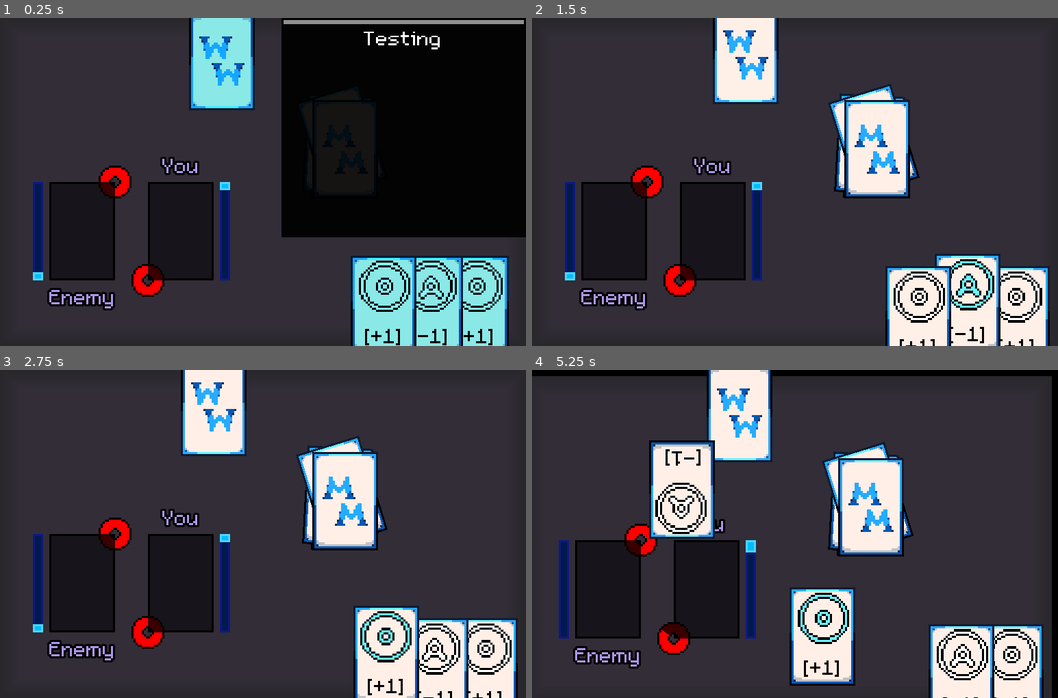
Above: before the commit, frames 1-4 (two rows, left to right).
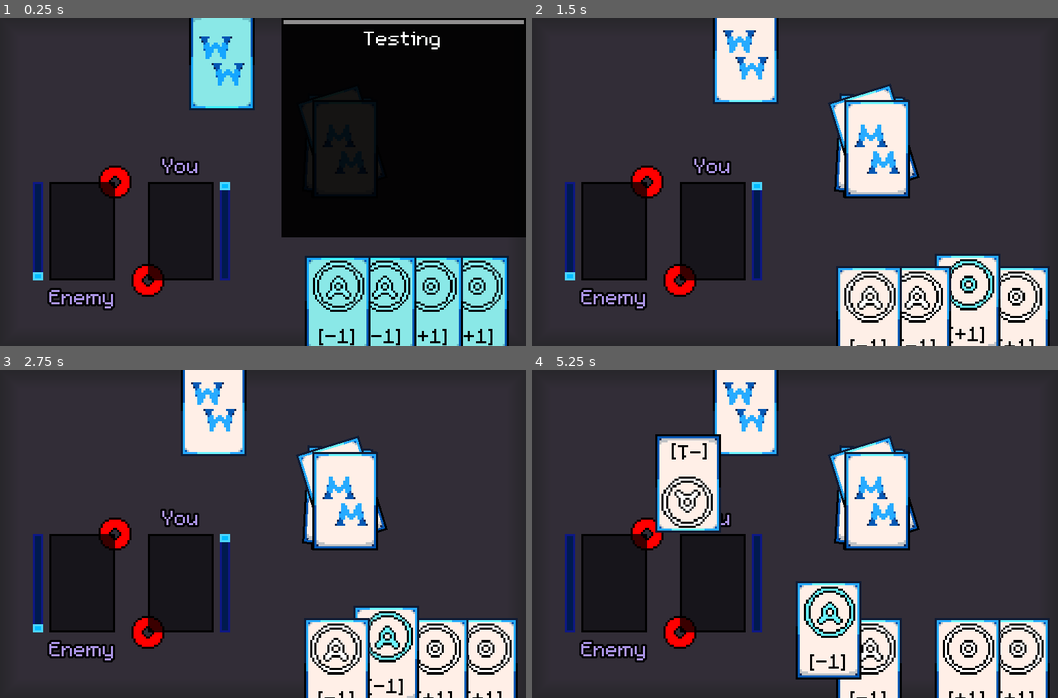
Above: after the commit, the same moments.

Repository: U23RN6M3/Magicae-Manus
Game: Godot game, scene res://Main/Arena.tscn
Two runs of this game, one before a commit and one after it. Both use one fixed random seed, a clock stepped at 60 frames per second and the inputs below. This scene is started directly instead of the project's main scene.
Inputs (mouse positions are in pixels of both pictures, inside the frame that each line leads up to):
- Up to frame 1 (0.25 s): no input
- Up to frame 2 (1.5 s): tap Enter (ui_accept) at 0.5, 0.77, 1.25 s; move the mouse to (1015, 316) at 0.52 s; click (1015, 316) at 0.67 s; move the mouse to (968, 316) at 1.27 s; click (968, 316) at 1.42 s
- Up to frame 3 (2.75 s): tap Enter (ui_accept) at 1.52 s; move the mouse to (383, 668) at 2.02 s; click (383, 668) at 2.17 s
- Up to frame 4 (5.25 s): move the mouse to (747, 406) at 2.77 s; click (747, 406) at 2.92 s; tap Enter (ui_accept) at 3.02, 3.77, 4.52 s; click (747, 406) at 3.67 s; click (747, 406) at 4.42 s; move the mouse to (710, 583) at 5.02 s; click (710, 583) at 5.17 s

The runs differ from the first frame. In frame 1, 3.0% of the frame differs, in the area x 57-85%, y 72-100%; in frame 2, 3.2%; in frame 3, 3.3%; in frame 4, 25%, in the area x 0-100%, y 0-100%.

Commit message:
Added new card types and win screen

Diff:
--- a/Card/Card.gd
+++ b/Card/Card.gd
@@ -22,8 +22,6 @@
 
 func _ready() -> void:
 	randomize()
-
-	print("Card Spawned")
 
 	if model == true:
 		card_effect.text = "^"
@@ -59,12 +57,17 @@
 
 	if card.begins_with("#"):
 		set_img("res://Card/Block.png")
+	elif card.begins_with("##"):
+		set_img("res://Card/SuperBlock.png")
+	elif card.begins_with("~"):
+		set_img("res://Card/Absorb.png")
 	elif card.begins_with("+"):
 		set_img("res://Card/Charge.png")
 	elif card == "-1":
 		set_img("res://Card/Abra.png")
-	elif card == "-2":
+	elif card.begins_with("-") and card != "-1":
 		set_img("res://Card/DoubleAbra.png")
+
 
 func set_img(path: String):
 	image.texture = load(path)
--- a/Main/Arena.gd
+++ b/Main/Arena.gd
@@ -10,7 +10,8 @@
 }
 
 onready var screen_shake = $Camera/ScreenShake
-onready var winner_prompt = $UISpace/WinnerPrompt
+onready var winner_prompt = $UISpace/WinnerPrompt2D/Control/WinnerPrompt
+onready var winner_prompt2d = $UISpace/WinnerPrompt2D
 
 onready var shuffled_deck = $"2DSpace/ShuffledDeck"
 onready var player_charge_meter = $UISpace/Board/PlayerPlay/ChargeMeter
@@ -73,6 +74,8 @@
 
 	draw_card("enemy", false)
 	draw_card("enemy", false)
+	draw_card("enemy", false)
+	draw_card("player", false)
 	draw_card("player", false)
 	draw_card("player", false)
 
@@ -112,10 +115,8 @@
 		for i in range(len(PlayerDeckSlots)):
 			if PlayerDeckSlots[i] != null:
 				if return_type == "Vec2":
-					if i != len(PlayerDeckSlots):
-						print("player slot " + str(i) + " is taken")
-					elif i == len(PlayerDeckSlots):
-						print("all player slots are taken")
+					if i == len(PlayerDeckSlots):
+
 						if return_type == "Vec2":
 							return Vector2(-100, -100)
 
@@ -133,10 +134,7 @@
 		for i in range(len(PlayerDeckSlots)):
 			if EnemyDeckSlots[i] != null:
 				if return_type == "Vec2":
-					if i != len(EnemyDeckSlots):
-						print(print("enemy slot " + str(i) + " is taken"))
-					elif i == len(EnemyDeckSlots):
-						print("all enemy slots are taken")
+					if i == len(EnemyDeckSlots):
 						if return_type == "Vec2":
 							return Vector2(-100, -100)
 
@@ -194,8 +192,15 @@
 							screen_shake.start()
 							$Damaged.play(0.06)
 							$Loose.play()
-							enemy_health.value += int(enemy_recently_played_card.effect) - int(card.effect.right(0))
-
+							enemy_health.value += int(card.effect.right(0))
+		elif card.effect.begins_with("~"):
+			if not enemy_recently_played_card.effect.begins_with("##"):
+				screen_shake.start()
+				$Damaged.play(0.06)
+				$Loose.play()
+				enemy_health.value += -2
+			elif enemy_recently_played_card.effect.begins_with("##"):
+				player_health.value += -2
 
 		for i in range(len(PlayerDeckSlots)):
 			if PlayerDeckSlots[i] == card:
@@ -241,7 +246,15 @@
 							screen_shake.start()
 							$Damaged.play(0.06)
 							$Loose.play()
-							player_health.value += int(player_recently_played_card.effect) - int(card.effect.right(0))
+							player_health.value += int(card.effect.right(0))
+		elif card.effect.begins_with("~"):
+			if not player_recently_played_card.effect.begins_with("##"):
+				screen_shake.start()
+				$Damaged.play(0.06)
+				$Loose.play()
+				player_health.value += -2
+			elif player_recently_played_card.effect.begins_with("##"):
+				enemy_health.value += -2
 
 		for i in range(len(EnemyDeckSlots)):
 			if EnemyDeckSlots[i] == card:
@@ -321,11 +334,11 @@
 	if charges >= 2:
 		array.append(pick_from_array(["+2", "-2"]))
 	if charges >= 3:
-		array.append(pick_from_array(["-3", "+1", "#"]))
+		array.append(pick_from_array(["-1", "+1"]))
 	if charges >= 4:
-		array.append(pick_from_array(["-4", "+3", "-2"]))
+		array.append(pick_from_array(["##", "+1", "-2"]))
 	if charges >= 5:
-		array.append(pick_from_array(["-5", "+4", "+2", "-3"]))
+		array.append(pick_from_array(["~", "+2", "+1", "-2"]))
 
 	return array
 
@@ -347,7 +360,32 @@
 	yield(get_tree().create_timer(0.5), "timeout")
 	#sets the selected enemy card to a new one based off the strat given
 	set_enemy_selected_card()
-	change_state(PLAYING)
+
+	if player_health.value == 0:
+		end_game("enemy")
+		$Defeat.play()
+		$Damaged.play(0.06)
+	elif enemy_health.value == 0:
+		end_game("player")
+		$Win.play()
+	elif player_health.value == 0 and enemy_health.value == 0:
+		end_game("draw")
+		$Defeat.play()
+		$Damaged.play(0.06)
+	else:
+		change_state(PLAYING)
+
+func end_game(winner: String):
+	winner_prompt.show()
+	winner_prompt2d.get_child(1).start()
+	screen_shake.start()
+	change_state(FINISHED)
+	if winner == "player":
+		winner_prompt.get_child(0).text = "win"
+	elif winner == "enemy":
+		winner_prompt.get_child(0).text = "defeat"
+	elif winner == "draw":
+		winner_prompt.get_child(0).text = "draw"
 
 func instance_node(node: PackedScene, location: Vector2, parent: Node):
 	#basic instancing of a packed scene function
--- a/Main/Arena.tscn
+++ b/Main/Arena.tscn
@@ -9,6 +9,8 @@
 [ext_resource path="res://SFX/ChargedSFX.wav" type="AudioStream" id=7]
 [ext_resource path="res://SFX/DamagedSFX.wav" type="AudioStream" id=8]
 [ext_resource path="res://SFX/Damaged2SFX.wav" type="AudioStream" id=9]
+[ext_resource path="res://SFX/Defeat.wav" type="AudioStream" id=10]
+[ext_resource path="res://SFX/Win.wav" type="AudioStream" id=11]
 
 [sub_resource type="StyleBoxFlat" id=1]
 bg_color = Color( 0.2, 0.180392, 0.219608, 1 )
@@ -226,16 +228,32 @@
 "_edit_use_anchors_": false
 }
 
-[node name="WinnerPrompt" type="ColorRect" parent="UISpace"]
+[node name="WinnerPrompt2D" type="Sprite" parent="UISpace"]
+position = Vector2( 0, 72 )
+z_index = 4096
+
+[node name="Control" type="Control" parent="UISpace/WinnerPrompt2D"]
+margin_right = 256.0
+margin_bottom = 16.0
+__meta__ = {
+"_edit_use_anchors_": false
+}
+
+[node name="WinnerPrompt" type="ColorRect" parent="UISpace/WinnerPrompt2D/Control"]
 visible = false
 anchor_top = 0.5
 anchor_right = 1.0
 anchor_bottom = 0.5
+margin_left = -16.0
 margin_top = -8.0
+margin_right = 16.0
 margin_bottom = 8.0
 color = Color( 0, 0, 0, 0.796078 )
-
-[node name="Name" type="Label" parent="UISpace/WinnerPrompt"]
+__meta__ = {
+"_edit_use_anchors_": false
+}
+
+[node name="Name" type="Label" parent="UISpace/WinnerPrompt2D/Control/WinnerPrompt"]
 anchor_left = 0.5
 anchor_top = 0.5
 anchor_right = 0.5
@@ -250,6 +268,8 @@
 valign = 1
 uppercase = true
 
+[node name="ScreenShake" parent="UISpace/WinnerPrompt2D" instance=ExtResource( 5 )]
+
 [node name="2DSpace" type="Node2D" parent="."]
 
 [node name="ShuffledDeck" type="Node2D" parent="2DSpace"]
@@ -306,6 +326,16 @@
 volume_db = -20.0
 pitch_scale = 0.5
 
+[node name="Defeat" type="AudioStreamPlayer" parent="."]
+stream = ExtResource( 10 )
+volume_db = -10.0
+pitch_scale = 0.5
+
+[node name="Win" type="AudioStreamPlayer" parent="."]
+stream = ExtResource( 11 )
+volume_db = -5.0
+pitch_scale = 0.5
+
 [node name="Camera" type="Camera2D" parent="."]
 anchor_mode = 0
 current = true
--- a/ScreenShake.gd
+++ b/ScreenShake.gd
@@ -6,7 +6,13 @@
 var amplitude = 0
 var priority = 0
 
+var property = "offset"
+var property_path = null
+
 onready var camera = get_parent()
+
+func _ready():
+	property_path = camera.offset
 
 # warning-ignore:shadowed_variable
 # warning-ignore:shadowed_variable
@@ -18,24 +24,25 @@
 		$Duration.start()
 		$Frequency.start()
 
-		new_shake()
+		new_shake(property)
 
-func new_shake():
+# warning-ignore:shadowed_variable
+func new_shake(property: String):
 	var rand = Vector2()
 	rand.x = rand_range(-amplitude, amplitude)
 	rand.y = rand_range(-amplitude, amplitude)
 
-	$ShakeTween.interpolate_property(camera, "offset", camera.offset, rand, $Frequency.wait_time, TRANS, EASE)
+	$ShakeTween.interpolate_property(camera, property, property_path, rand, $Frequency.wait_time, TRANS, EASE)
 	$ShakeTween.start()
 
 func reset():
-	$ShakeTween.interpolate_property(camera, "offset", camera.offset, Vector2(), $Frequency.wait_time, TRANS, EASE)
+	$ShakeTween.interpolate_property(camera, property, property_path, Vector2(), $Frequency.wait_time, TRANS, EASE)
 	$ShakeTween.start()
 
 	priority = 0
 
 func _on_Frequency_timeout():
-	new_shake()
+	new_shake(property)
 
 func _on_Duration_timeout():
 	reset()
Binary file added: Card/Absorb.png
Not shown, added: Card/Absorb.png.import
Binary file added: Card/Reflect.png
Not shown, added: Card/Reflect.png.import
Not shown: 1 places in Main/Arena.tscn that only renumber resources
Not shown, added: SFX/Defeat.wav.import
Not shown, added: SFX/Win.wav.import
Not shown, added: SFX/Defeat.wav
Not shown, added: SFX/Win.wav
